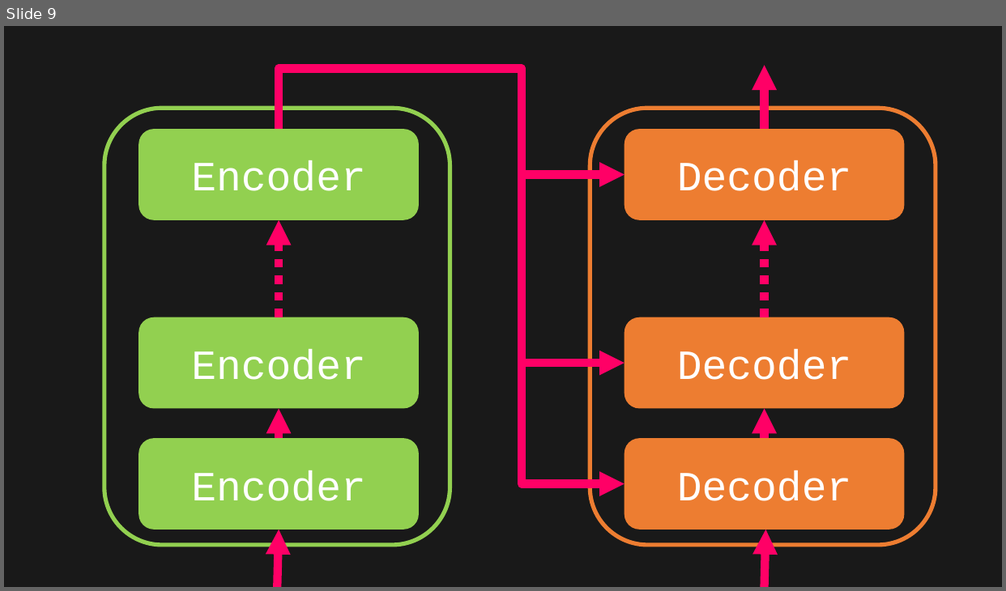
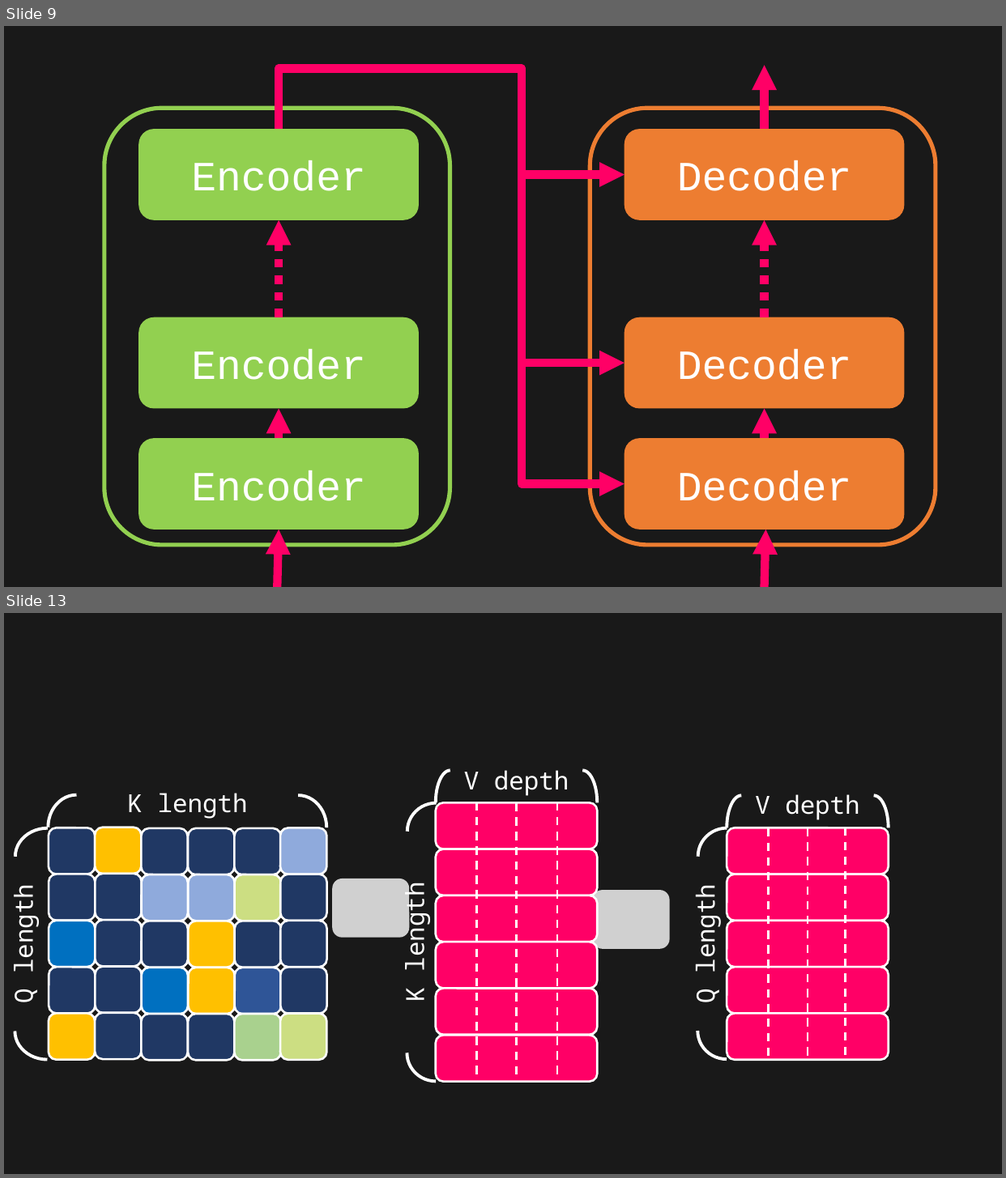
Before and after one commit to toonnyy8/PPT, a slide deck: Attention-is-all-you-need/image.pptx. Shown one above the other, each under a label of ours: slide 9 before the commit, slides 9 and 13 after it; the slides between them are not shown. The pictures are 1006x591 and 1006x1178 pixels, drawn with LibreOffice and Linux fonts; fonts in the diff are those of the drawing; grey boxes stand for pictures. Boxes give left, top, right and bottom in pixels: in the first picture for what was removed or moved away, otherwise in the second. Text is boxed around its words. In the diff, an @@ line names an element or a change of style, - is before the commit and + after.

```diff
--- a/Attention-is-all-you-need/image.pptx
+++ b/Attention-is-all-you-need/image.pptx
@@ slide 13 added at bbox=[4, 613, 1002, 1174], background #191919 @@
@@ group added at bbox=[394, 756, 598, 1082]: 8 rounded rectangles, 4 arc (boxed as its full ellipse)s @@
+V depth
+K length
@@ line added from (476, 803) to (476, 1082), #FFFFFF 2 pt dashed @@
@@ line added from (517, 803) to (517, 1082), #FFFFFF 2 pt dashed @@
@@ line added from (557, 803) to (557, 1082), #FFFFFF 2 pt dashed @@
@@ group added at bbox=[4, 780, 326, 1061]: 32 rounded rectangles, 4 arc (boxed as its full ellipse)s @@
+K length
+Q length
@@ group added at bbox=[684, 781, 889, 1060]: 7 rounded rectangles, 4 arc (boxed as its full ellipse)s @@
+V depth
+Q length
@@ line added from (769, 828) to (769, 1060), #FFFFFF 2 pt dashed @@
@@ line added from (808, 828) to (808, 1060), #FFFFFF 2 pt dashed @@
@@ line added from (846, 827) to (846, 1059), #FFFFFF 2 pt dashed @@
@@ picture added at bbox=[333, 879, 410, 938] @@
@@ picture added at bbox=[592, 890, 670, 949] @@
```
Also in this commit, not shown: 1 slide changed, 5 other slides added, 2 other files.
